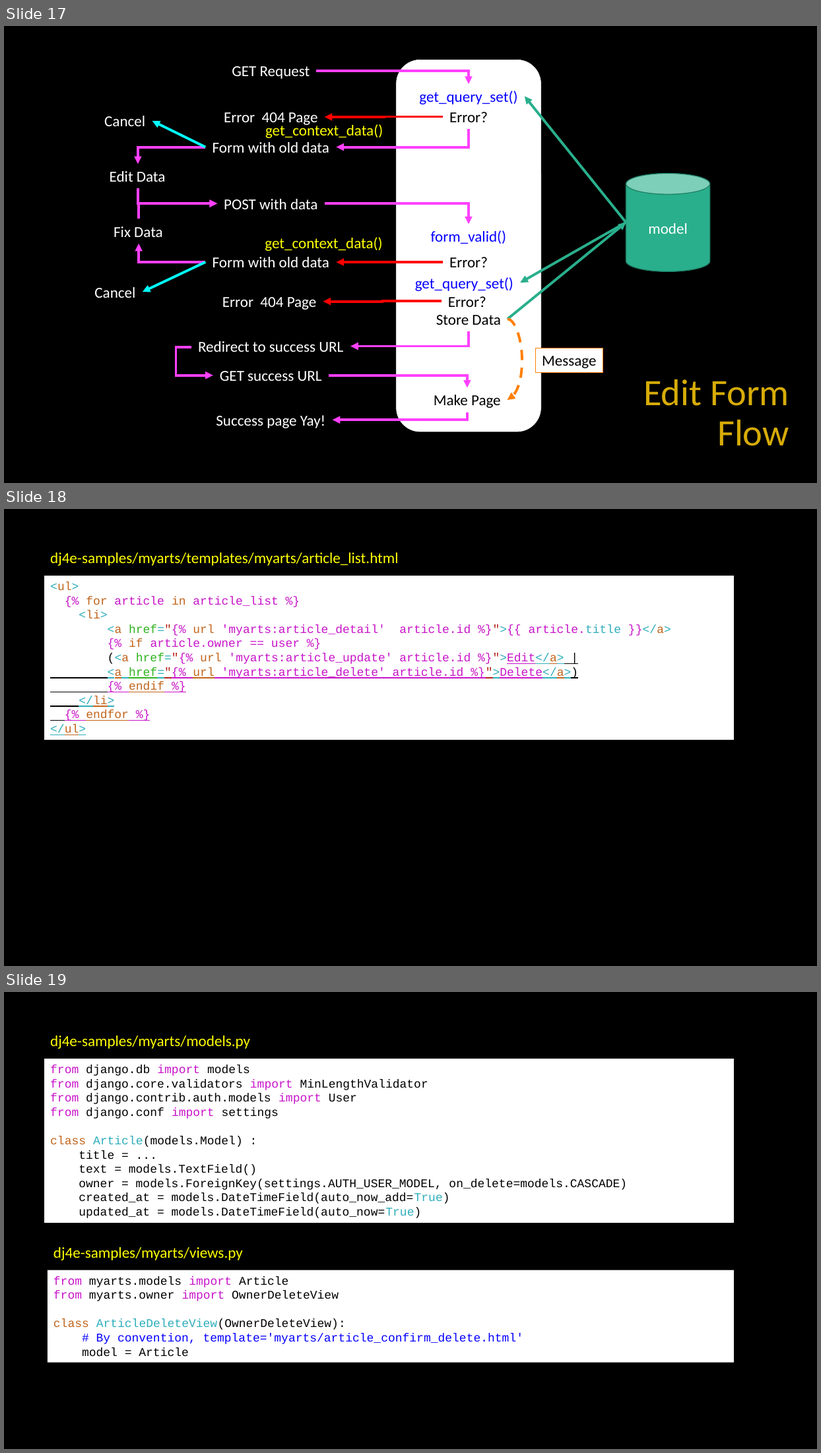
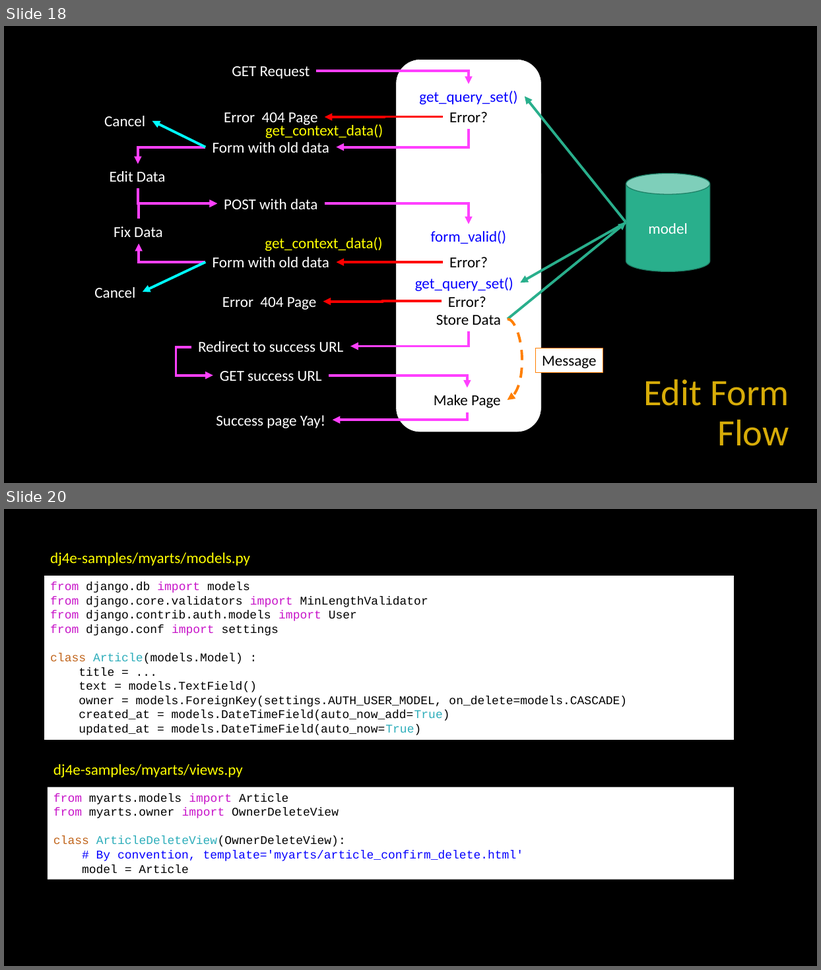
Before and after one commit to csev/dj4e, a slide deck: lectures/DJ-12-Owned-Rows.pptx. Shown one above the other, each under a label of ours: slides 17, 18 and 19 before the commit, slides 18 and 20 after it; the slides between them are not shown. The pictures are 821x1453 and 821x970 pixels, drawn with LibreOffice and Linux fonts; fonts in the diff are those of the drawing. Boxes give left, top, right and bottom in pixels: in the first picture for what was removed or moved away, otherwise in the second. Text is boxed around its words. In the diff, an @@ line names an element or a change of style, - is before the commit and + after.

```diff
--- a/lectures/DJ-12-Owned-Rows.pptx
+++ b/lectures/DJ-12-Owned-Rows.pptx
@@ slide 18 removed at (4, 509, 817, 966), background #000000 @@
@@ text removed at (50, 553, 398, 566) @@
-dj4e-samples/myarts/templates/myarts/article_list.html
@@ rectangle removed at (44, 576, 734, 739) @@
-<ul>
-{% for article in article_list %}
-<li>
-<a href="{% url 'myarts:article_detail' article.id %}">{{ article.title }}</a>
-{% if article.owner == user %}
-(<a href="{% url 'myarts:article_update' article.id %}">Edit</a> |
-<a href="{% url 'myarts:article_delete' article.id %}">Delete</a>)
-{% endif %}
-</li>
-{% endfor %}
-</ul>
@@ what was slide 17 is now slide 18 @@
@@ what was slide 19 is now slide 20 @@
```
Also in this commit, not shown: 4 slides changed, 2 slides added, 1 other file.
